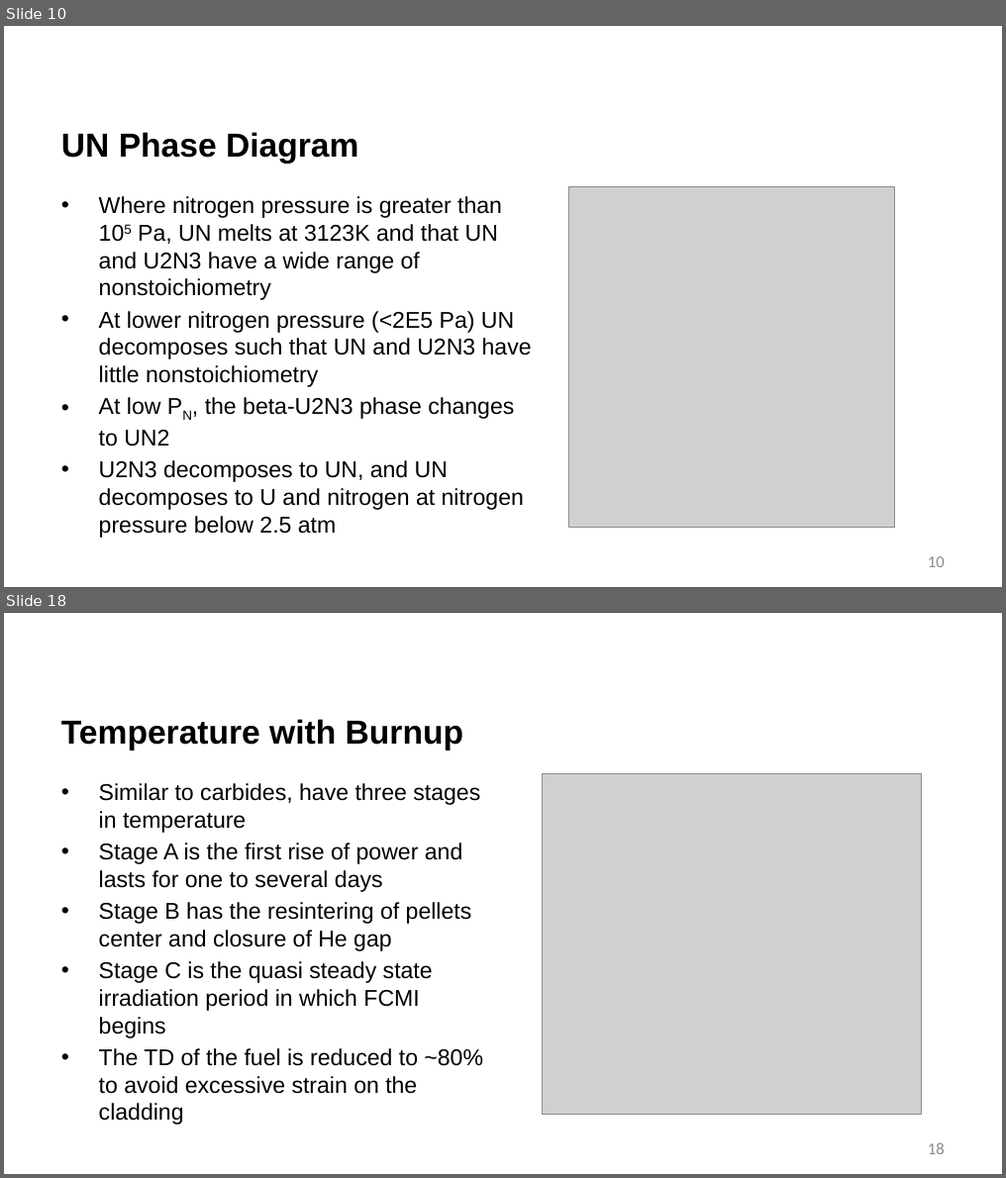
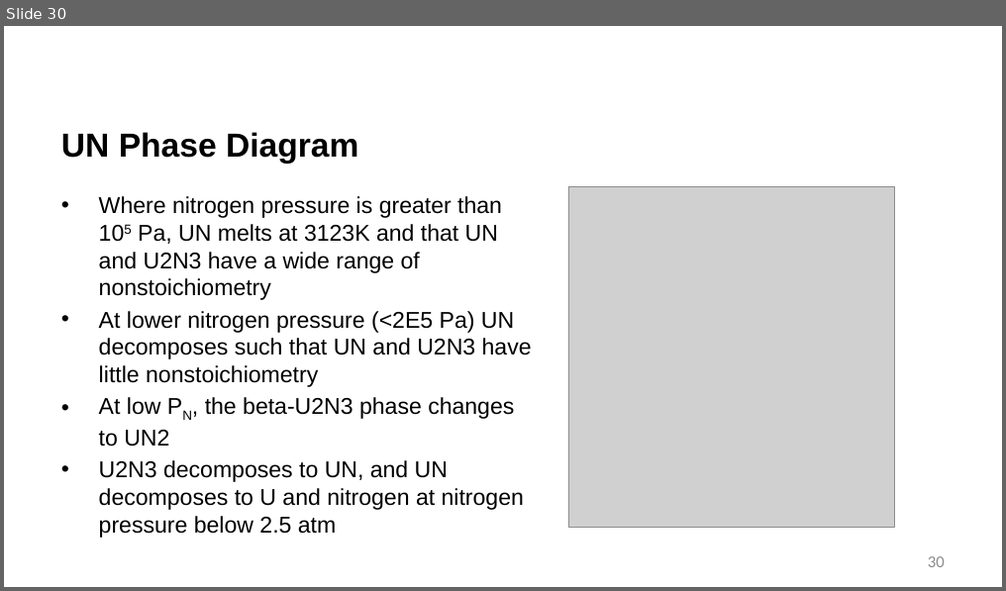
Before and after one commit to benbeeler/TEACHING, a slide deck: Advanced Reactor Materials/Fall2025/Lec16_carbide_nitride.pptx. Shown one above the other, each under a label of ours: slides 10 and 18 before the commit, slide 30 after it; the slides between them are not shown. The pictures are 1006x1178 and 1006x591 pixels, drawn with LibreOffice and Linux fonts; fonts in the diff are those of the drawing; grey boxes stand for pictures; background and template pictures are left out. Boxes give left, top, right and bottom in pixels: in the first picture for what was removed or moved away, otherwise in the second. Text is boxed around its words. In the diff, an @@ line names an element or a change of style, - is before the commit and + after.

```diff
--- a/Advanced Reactor Materials/Fall2025/Lec16_carbide_nitride.pptx
+++ b/Advanced Reactor Materials/Fall2025/Lec16_carbide_nitride.pptx
@@ slide 18 removed at [4, 613, 1002, 1174], background #FFFFFF @@
@@ title removed at [61, 719, 463, 751] @@
-Temperature with Burnup
@@ text removed at [99, 783, 483, 1125] @@
-• Similar to carbides, have three stages in temperature
-• Stage A is the first rise of power and lasts for one to several days
-• Stage B has the resintering of pellets center and closure of He gap
-• Stage C is the quasi steady state irradiation period in which FCMI begins
-• The TD of the fuel is reduced to ~80% to avoid excessive strain on the cladding
@@ picture removed at [543, 774, 922, 1115] @@
@@ page number removed at [928, 1143, 944, 1155] @@
-18
@@ what was slide 10 is now slide 30 @@
@@ page number at [928, 557, 944, 568]: text changed @@
-10
+30
```
Also in this commit, not shown: 2 slides changed, 19 slides added, 6 other slides removed, 15 other files.
